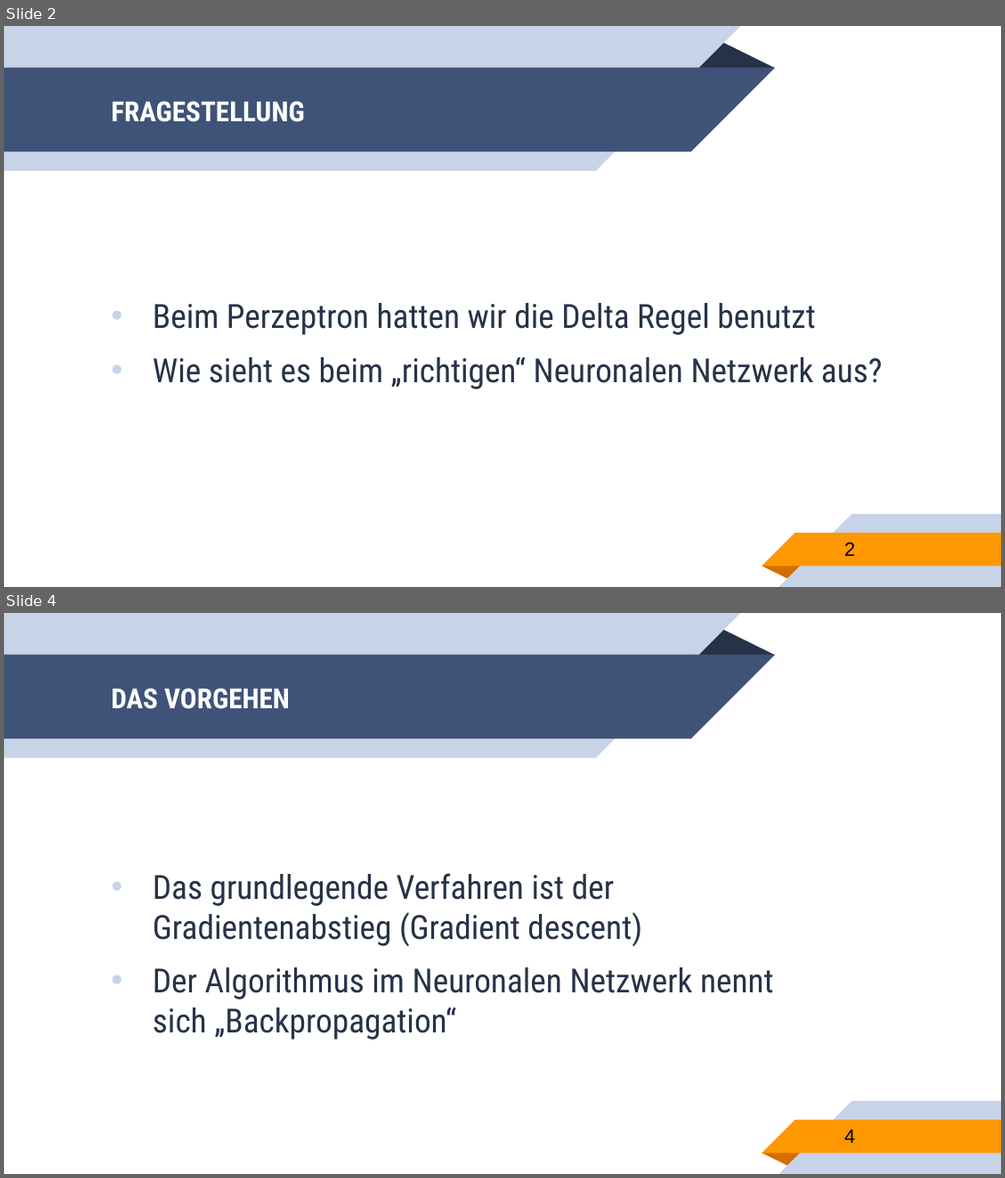
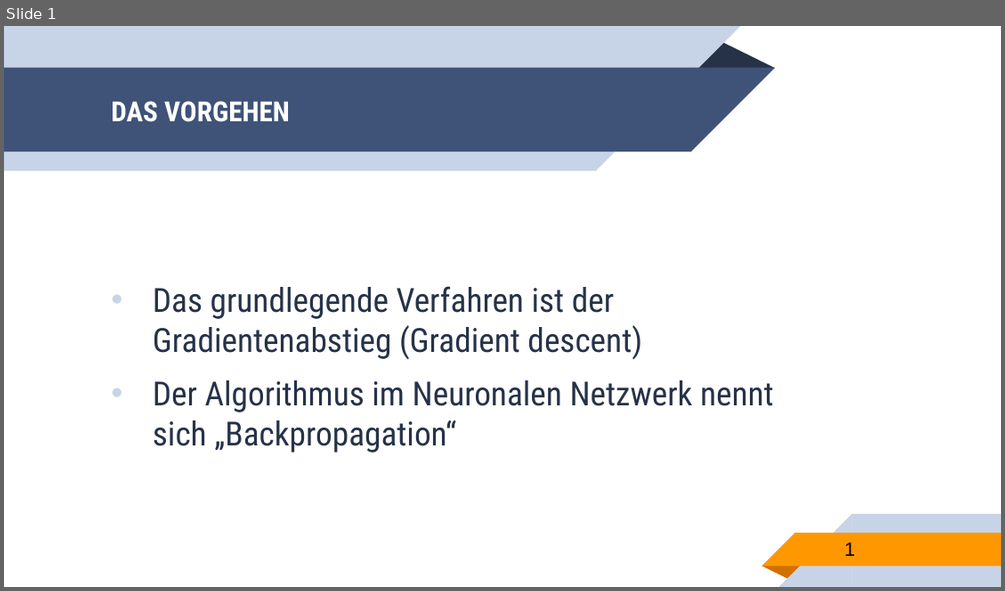
Before and after one commit to franneck94/UdemyTF, a slide deck: lectures/Chapter4/neuralNetworkLearning1.pptx. Shown one above the other, each under a label of ours: slides 2 and 4 before the commit, slide 1 after it; the slides between them are not shown. The pictures are 1005x1178 and 1005x591 pixels, drawn with LibreOffice and Linux fonts; fonts in the diff are those of the drawing. Boxes give left, top, right and bottom in pixels: in the first picture for what was removed or moved away, otherwise in the second. Text is boxed around its words. In the diff, an @@ line names an element or a change of style, - is before the commit and + after.

```diff
--- a/lectures/Chapter4/neuralNetworkLearning1.pptx
+++ b/lectures/Chapter4/neuralNetworkLearning1.pptx
@@ slide 2 removed at (4,26,1001,587), background #FFFFFF; not listed: 10 template elements that a slide beside it also shows @@
@@ title removed at (111,101,305,122) @@
-FRAGESTELLUNG
@@ text removed at (153,303,882,389) @@
-• Beim Perzeptron hatten wir die Delta Regel benutzt
-• Wie sieht es beim „richtigen“ Neuronalen Netzwerk aus?
@@ page number removed at (844,541,855,556) @@
-2
@@ what was slide 4 is now slide 1 @@
@@ page number at (844,542,855,556): text changed @@
-4
+1
```
Also in this commit, not shown: 2 other slides removed, 4 other files.
